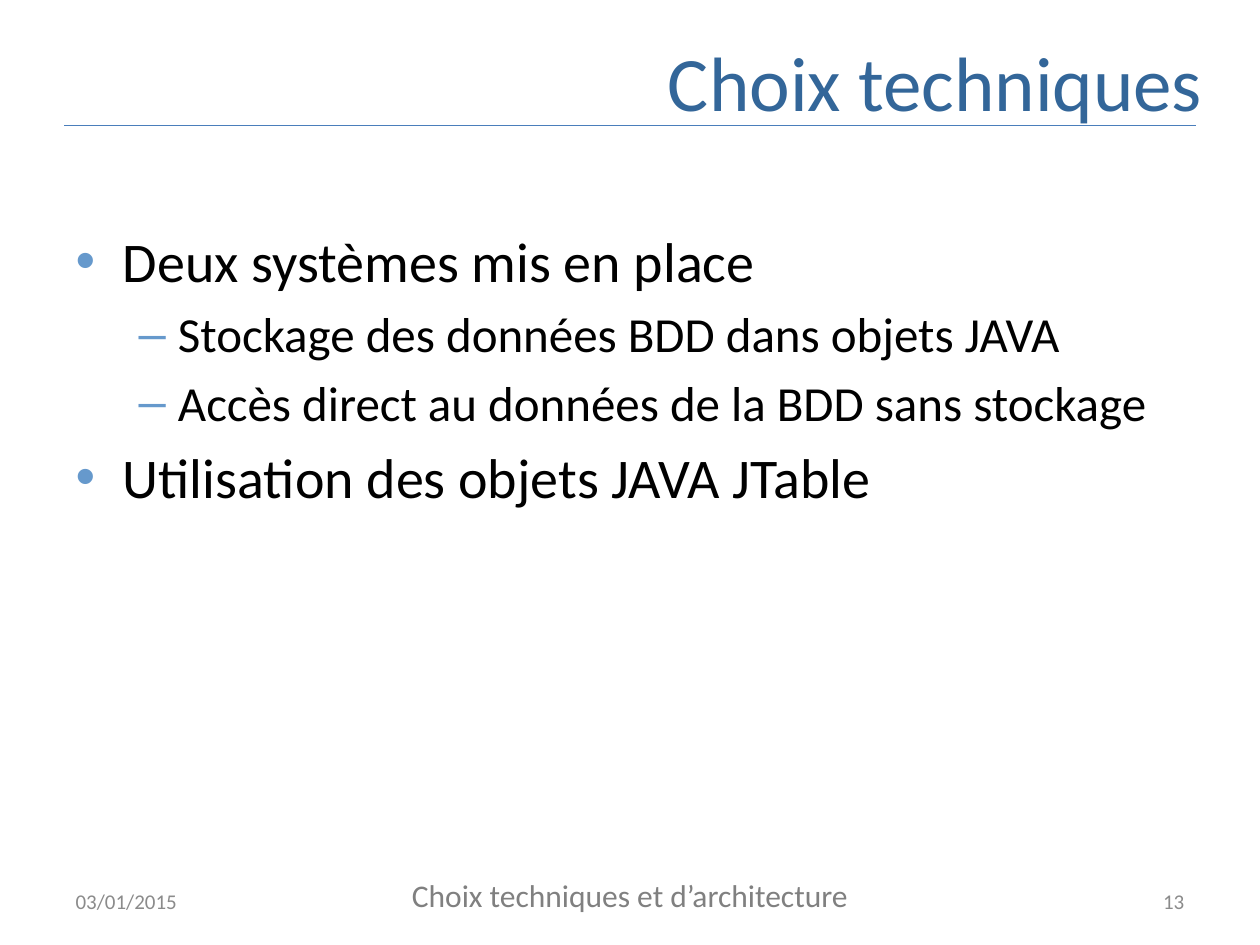
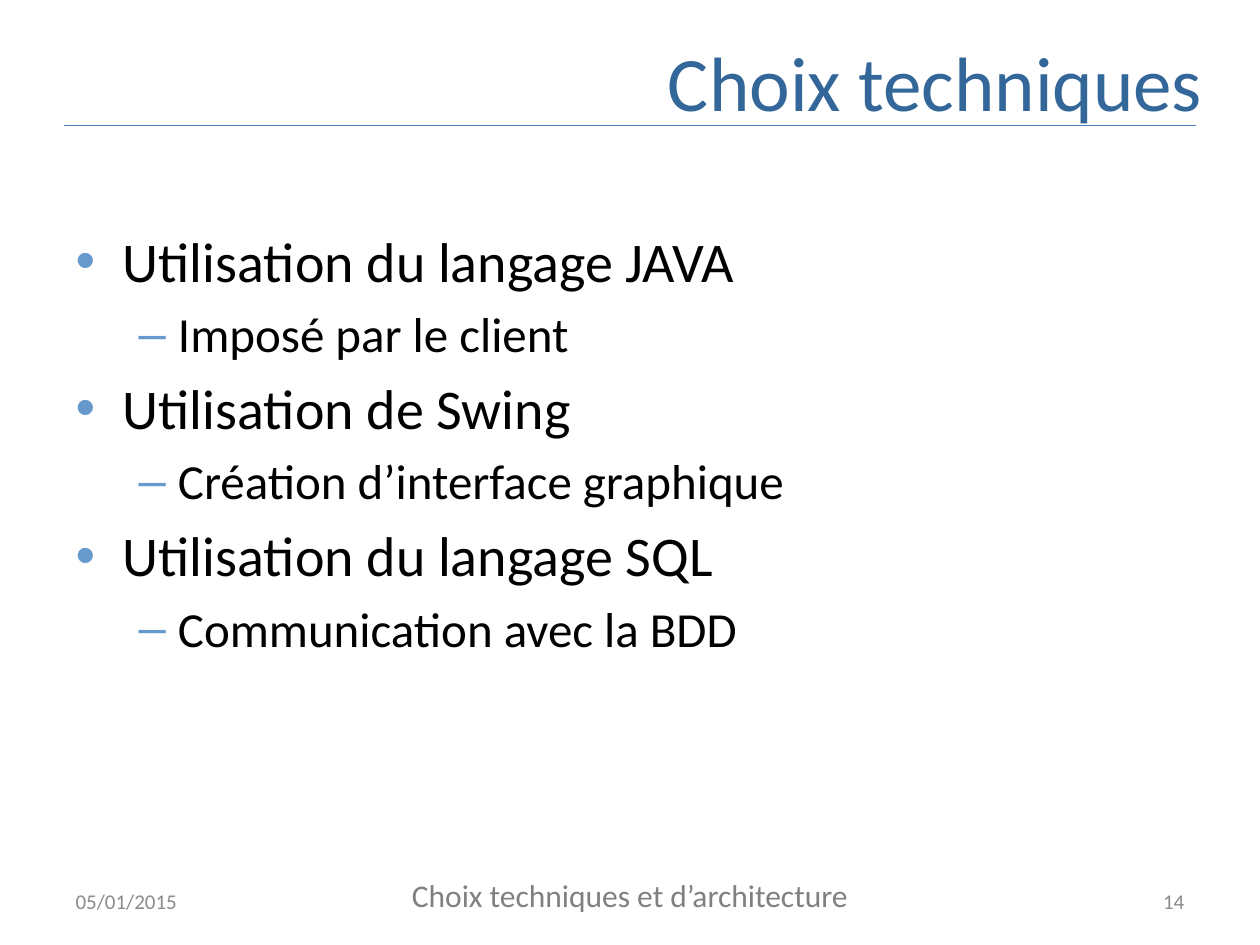
Before and after one commit to AppInfoCPE/genielog, a slide deck: slide 14 of Documentation/presentation.pptx (slide 13 before the commit). Drawn at 1260x945 pixels with LibreOffice and Linux fonts; fonts in the diff are those of the drawing. Boxes give left, top, right and bottom in pixels: in the first picture for what was removed or moved away, otherwise in the second. Text is boxed around its words. In the diff, an @@ line names an element or a change of style, - is before the commit and + after.

```diff
--- a/Documentation/presentation.pptx
+++ b/Documentation/presentation.pptx
@@ text at bbox=[123, 243, 784, 648]: text changed @@
-• Deux systèmes mis en place
-  – Stockage des données BDD dans objets JAVA
-  – Accès direct au données de la BDD sans stockage
-• Utilisation des objets JAVA JTable
+• Utilisation du langage JAVA
+  – Imposé par le client
+• Utilisation de Swing
+  – Création d’interface graphique
+• Utilisation du langage SQL
+  – Communication avec la BDD
@@ text at bbox=[76, 894, 177, 910]: text changed @@
-03/01/2015
+05/01/2015
@@ page number at bbox=[1163, 895, 1184, 909]: text changed @@
-13
+14
```
Also in this commit, not shown: 17 other slides changed, 2 slides added, 1 slide removed.
